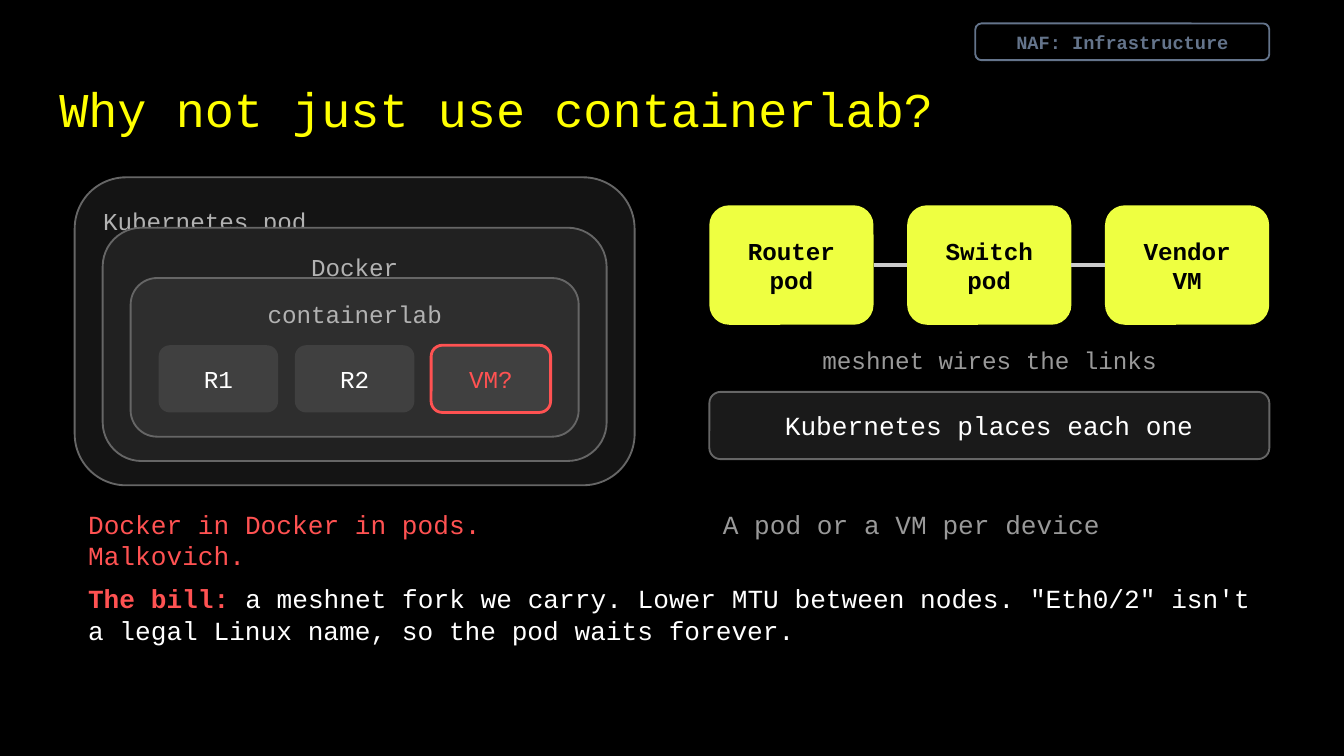
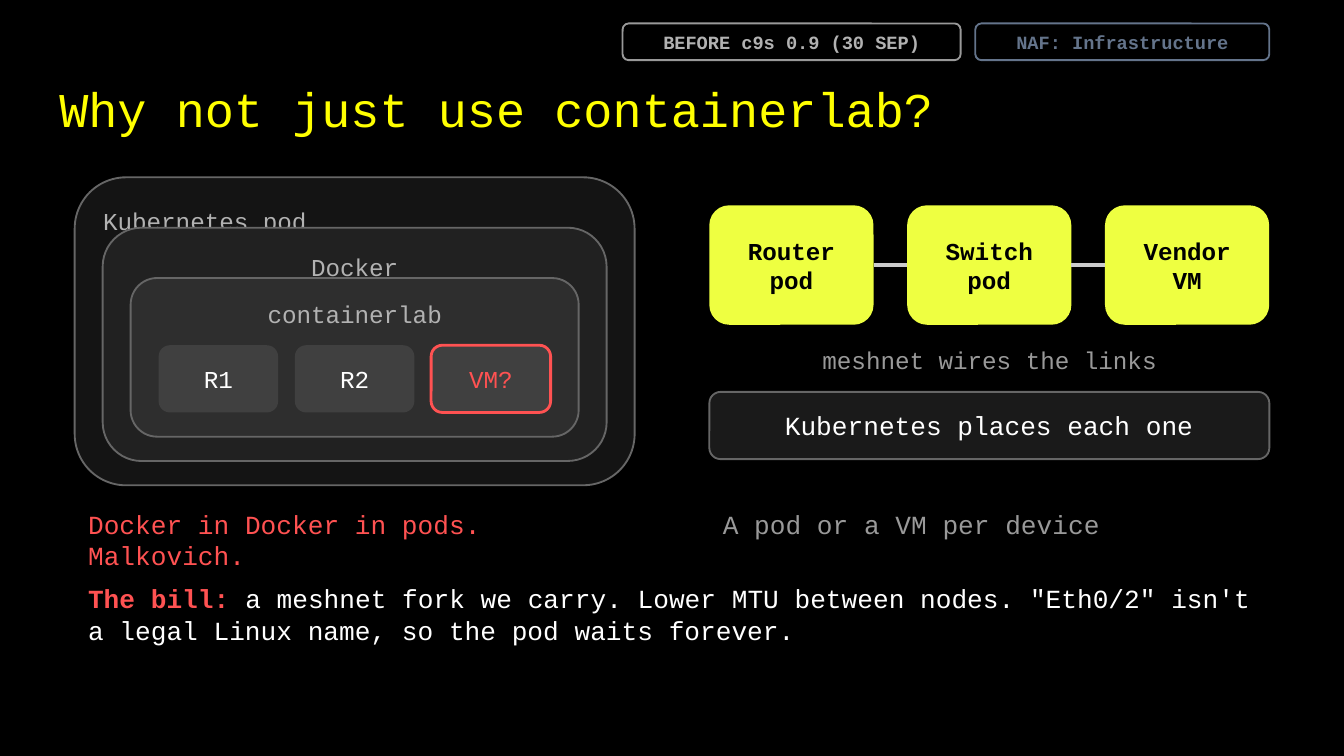
Before and after one commit to captainpacket/autocon6, a slide deck: slide 7 of slides/AC6_Every_Automation_Demo_Lies.pptx. Drawn at 1344x756 pixels with LibreOffice and Linux fonts; fonts in the diff are those of the drawing. Boxes give left, top, right and bottom in pixels: in the first picture for what was removed or moved away, otherwise in the second. Text is boxed around its words. In the diff, an @@ line names an element or a change of style, - is before the commit and + after.

```diff
--- a/slides/AC6_Every_Automation_Demo_Lies.pptx
+++ b/slides/AC6_Every_Automation_Demo_Lies.pptx
@@ rounded rectangle added at box(622, 23, 961, 59), outline #999999 1 pt, 10 pt, text #B2B2B2, bold @@
+BEFORE c9s 0.9 (30 SEP)
```
Also in this commit, not shown: 3 other files.
